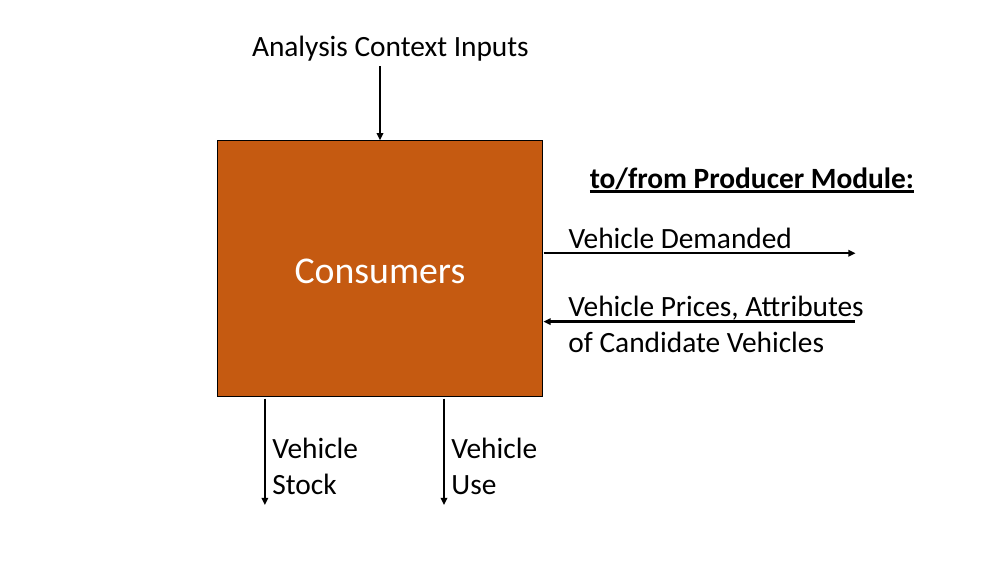
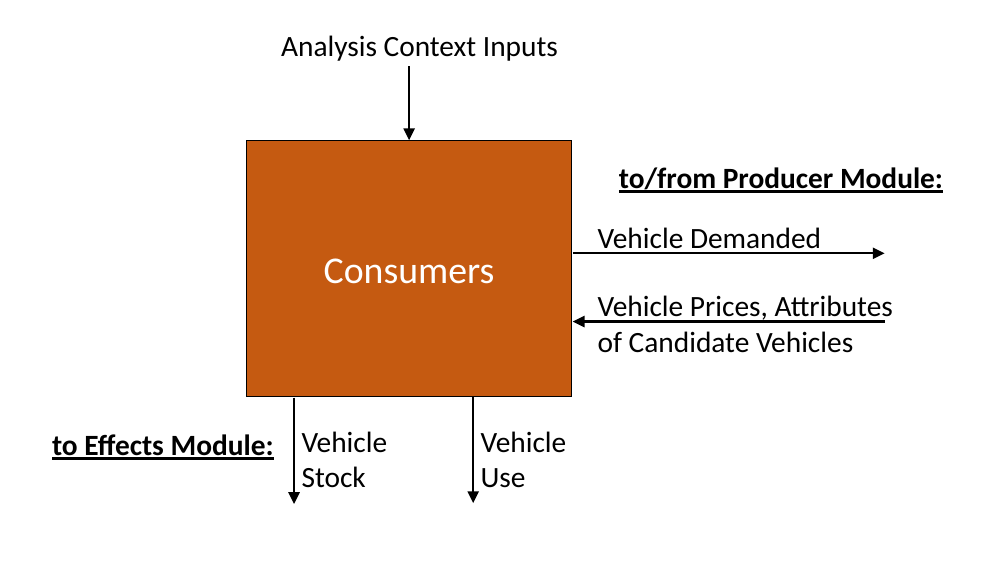
Before and after one commit to USEPA/EPA_OMEGA_Model, a slide deck: slide 5 of doc/source/_static/raw_figures.pptx. Drawn at 1008x567 pixels with LibreOffice and Linux fonts; fonts in the diff are those of the drawing. Boxes give left, top, right and bottom in pixels: in the first picture for what was removed or moved away, otherwise in the second. Text is boxed around its words. In the diff, an @@ line names an element or a change of style, - is before the commit and + after.

```diff
--- a/doc/source/_static/raw_figures.pptx
+++ b/doc/source/_static/raw_figures.pptx
@@ 5 arrows, 4 texts, 1 rectangle: place and size @@
-5 arrows, 4 texts, 1 rectangle at bbox=[218, 35, 914, 505]
+5 arrows, 4 texts, 1 rectangle at bbox=[247, 35, 943, 504]
@@ text added at bbox=[52, 434, 274, 460], 28 pt, text #000000, bold, underline @@
+to Effects Module:
@@ text "Vehicle Stock": place and size @@
-text "Vehicle Stock" at bbox=[272, 437, 358, 495]
+text "Vehicle Stock" at bbox=[302, 431, 388, 488]
@@ text "Vehicle Use": place and size @@
-text "Vehicle Use" at bbox=[451, 437, 537, 495]
+text "Vehicle Use" at bbox=[481, 431, 567, 488]
```
Also in this commit, not shown: 2 other slides changed, 9 other files.
